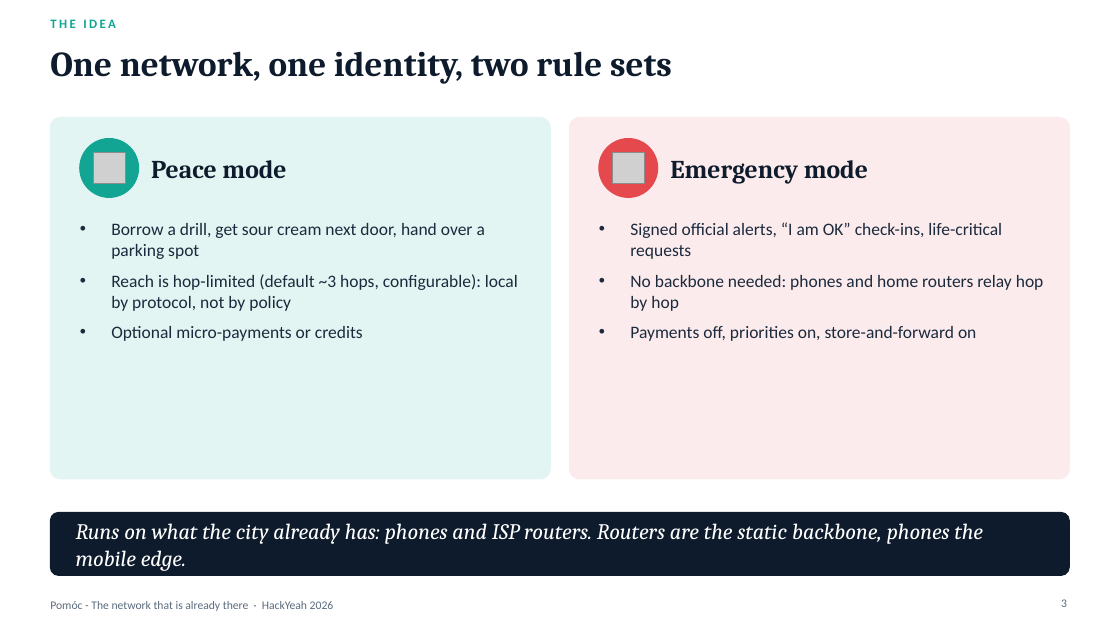
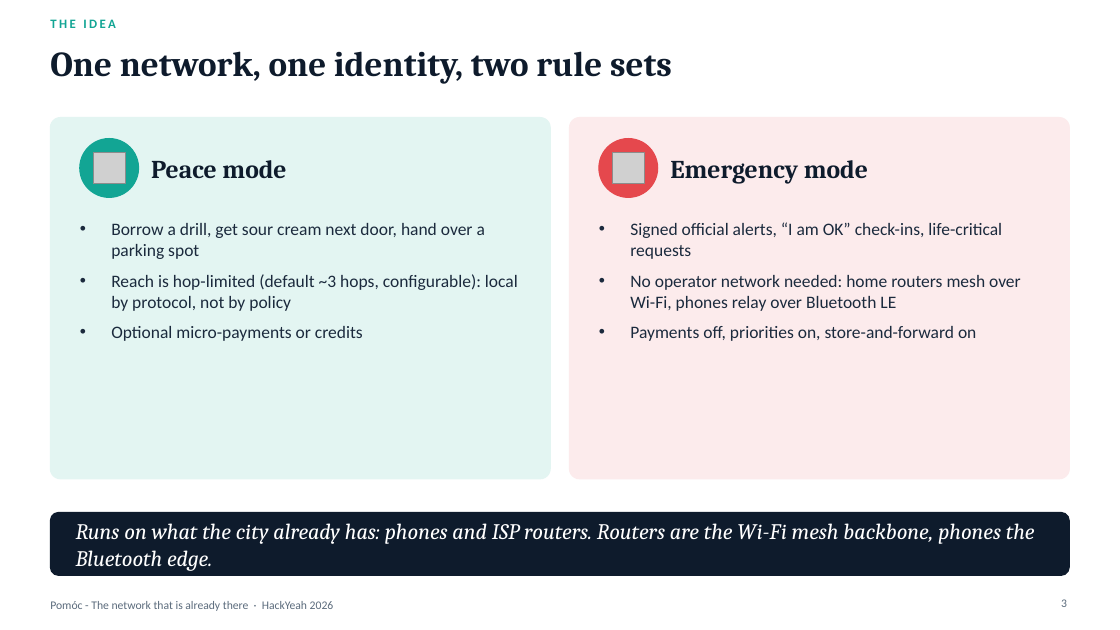
Before and after one commit to theapexlab/hackyeah2026, a slide deck: slide 3 of docs/pitch/pomoc.pptx. Drawn at 1120x630 pixels with LibreOffice and Linux fonts; fonts in the diff are those of the drawing; grey boxes stand for pictures. Boxes give left, top, right and bottom in pixels: in the first picture for what was removed or moved away, otherwise in the second. Text is boxed around its words. In the diff, an @@ line names an element or a change of style, - is before the commit and + after.

```diff
--- a/docs/pitch/pomoc.pptx
+++ b/docs/pitch/pomoc.pptx
@@ text at box(630, 275, 1021, 311): text changed @@
-• No backbone needed: phones and home routers relay hop by hop
+• No operator network needed: home routers mesh over Wi-Fi, phones relay over Bluetooth LE
@@ text at box(76, 523, 1035, 571): text changed @@
-Runs on what the city already has: phones and ISP routers. Routers are the static backbone, phones the mobile edge.
+Runs on what the city already has: phones and ISP routers. Routers are the Wi-Fi mesh backbone, phones the Bluetooth edge.
```
Also in this commit, not shown: 6 other slides changed, 11 other files.
